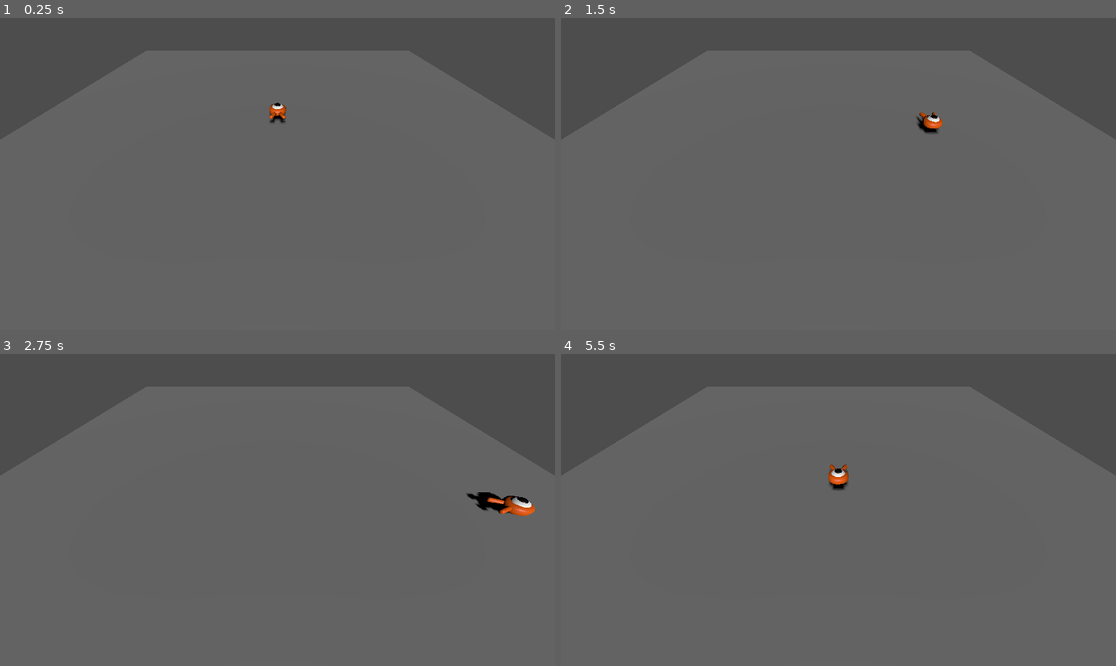
Above: before the commit, frames 1-4 (two rows, left to right).
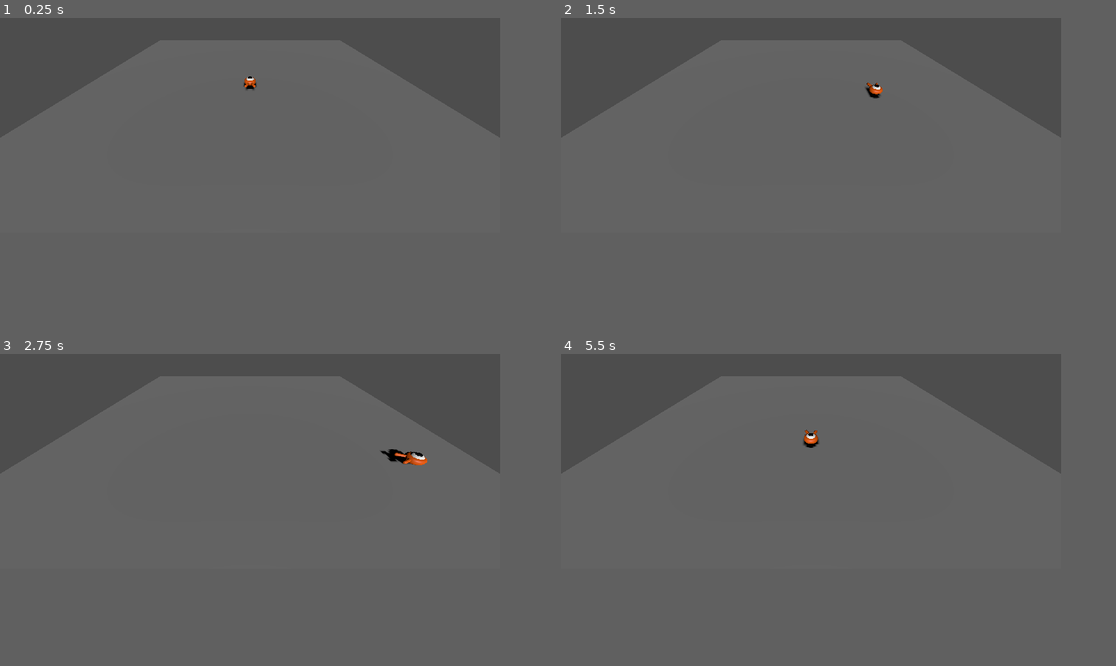
Above: after the commit, the same moments.

Repository: telamonian/squash_the_creeps
Game: Godot game, scene res://main.tscn
The game is run twice, just before and just after one commit, with the same random seed, the same clock (stepped at 60 frames per second) and the same inputs.
Inputs:
- Up to frame 1 (0.25 s): no input
- Up to frame 2 (1.5 s): tap Enter at 0.5 s; hold Right (move_right) 0.53-1.28 s; hold Down (move_back) from 1.28 s (still down)
- Up to frame 3 (2.75 s): release Down (move_back) at 2.03 s; hold Right (move_right) from 2.03 s (still down)
- Up to frame 4 (5.5 s): release Right (move_right) at 2.78 s; hold Up (move_forward) 2.78-3.53 s; hold Left (move_left) 3.53-5.03 s; hold Down (move_back) from 5.03 s (still down)
In our replay, the window is 799x449 before the commit and 720x309 after it. These sizes can differ from the game's own. Grey fills any space a smaller window leaves; there, only what the larger window draws over its background counts as a difference.

The runs differ from the first frame. In frame 1, 0.2% of the frame differs, in the area x 43-52%, y 18-34%; in frame 2, 0.3%; in frame 3, 0.8%, in the area x 68-97%, y 30-52%; in frame 4, 0.4%.

Commit message:
set window size to 21:9 (should fit on all iphones)

Diff:
--- a/project.godot
+++ b/project.godot
@@ -14,6 +14,11 @@
 run/main_scene="res://main.tscn"
 config/features=PackedStringArray("4.3", "Mobile")
 config/icon="res://icon.svg"
+
+[display]
+
+window/size/viewport_width=720
+window/size/viewport_height=309
 
 [input]
 
